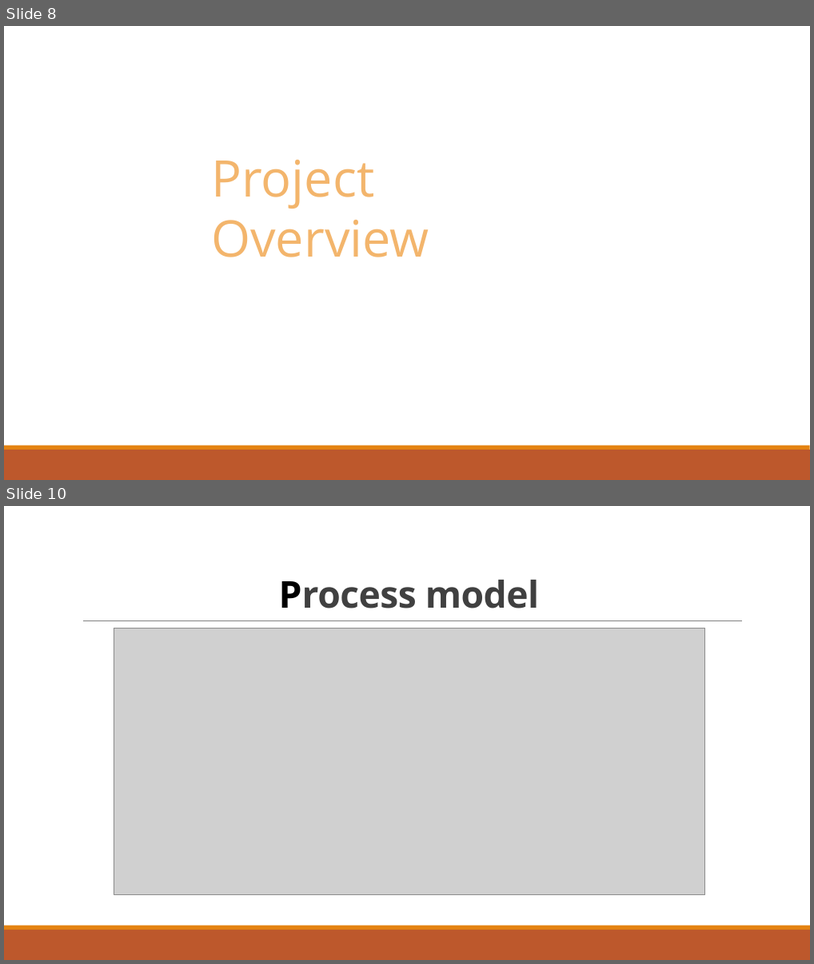
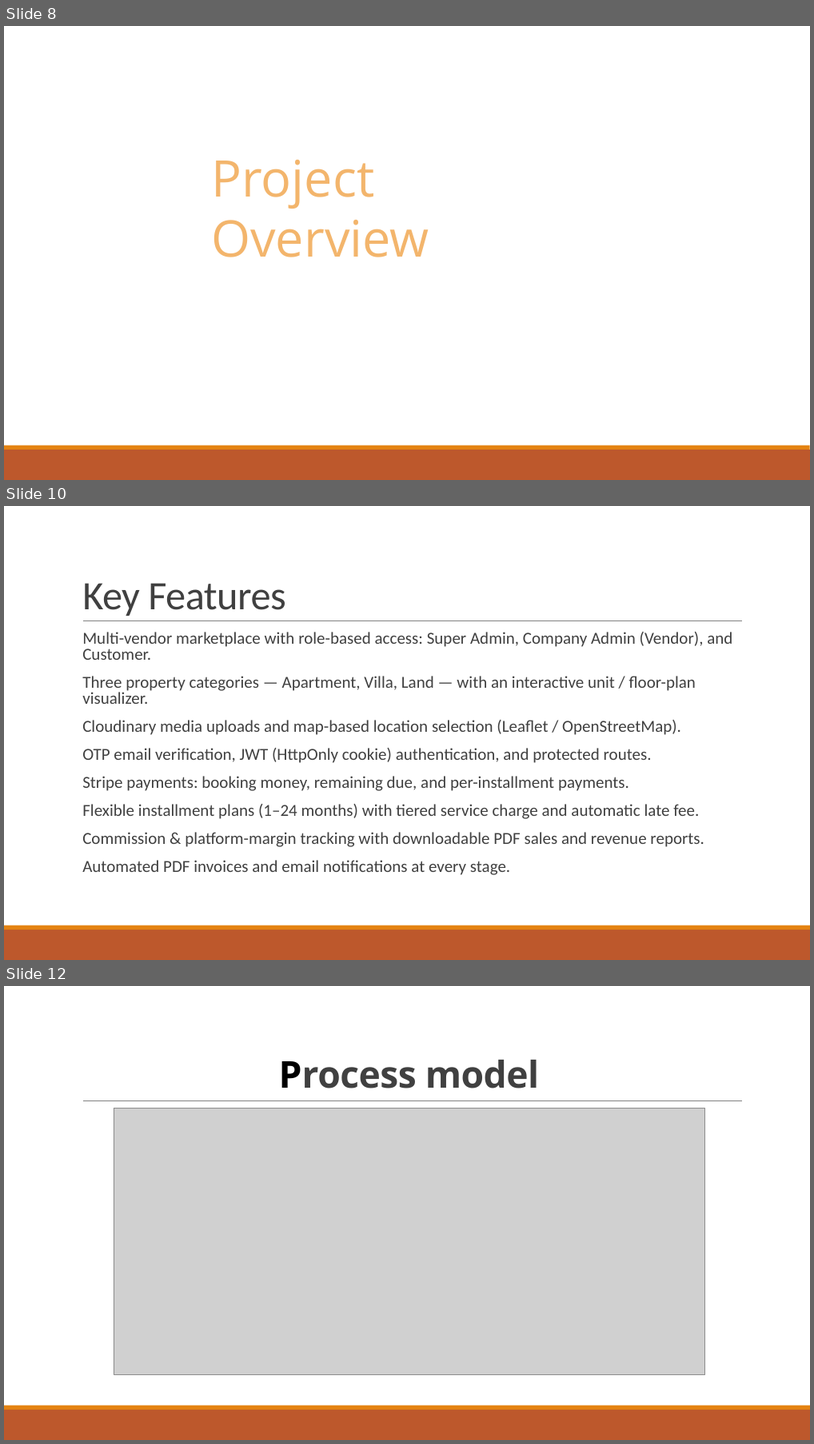
Before and after one commit to ashraful009/FlatSell, a slide deck: PPT for defence.pptx. Shown one above the other, each under a label of ours: slides 8 and 10 before the commit, slides 8, 10 and 12 after it; the slides between them are not shown. The pictures are 814x964 and 814x1444 pixels, drawn with LibreOffice and Linux fonts; fonts in the diff are those of the drawing; grey boxes stand for pictures. Boxes give left, top, right and bottom in pixels: in the first picture for what was removed or moved away, otherwise in the second. Text is boxed around its words. In the diff, an @@ line names an element or a change of style, - is before the commit and + after.

```diff
--- a/PPT for defence.pptx
+++ b/PPT for defence.pptx
@@ slide 10 added at [4,506,810,960], background #FFFFFF; not listed: 3 template elements that a slide beside it also shows @@
@@ title added at [82,583,286,616], 48 pt, text #404040 @@
+Key Features
@@ text added at [82,632,733,875], 20 pt, text #404040 @@
+  Multi-vendor marketplace with role-based access: Super Admin, Company Admin (Vendor), and Customer.
+  Three property categories — Apartment, Villa, Land — with an interactive unit / floor-plan visualizer.
+  Cloudinary media uploads and map-based location selection (Leaflet / OpenStreetMap).
+  OTP email verification, JWT (HttpOnly cookie) authentication, and protected routes.
+  Stripe payments: booking money, remaining due, and per-installment payments.
+  Flexible installment plans (1–24 months) with tiered service charge and automatic late fee.
+  Commission & platform-margin tracking with downloadable PDF sales and revenue reports.
+  Automated PDF invoices and email notifications at every stage.
@@ what was slide 10 is now slide 12 @@
```
Also in this commit, not shown: 17 slides changed, 1 other slide added, 23 other files.
